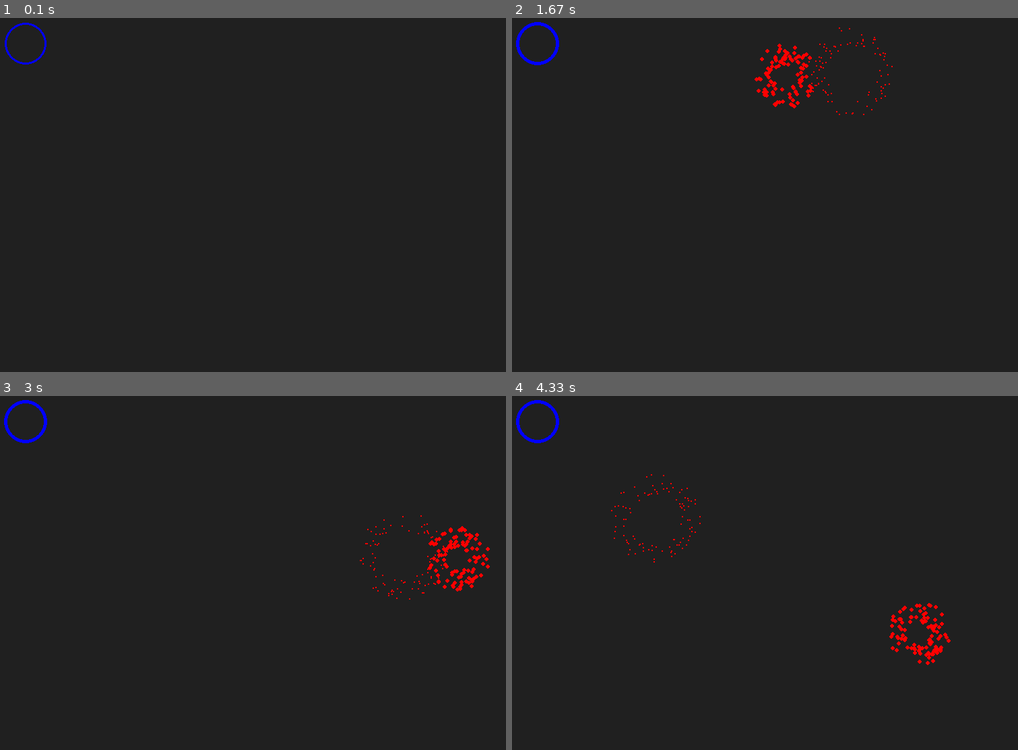
Above: before the commit, frames 1-4 (two rows, left to right).
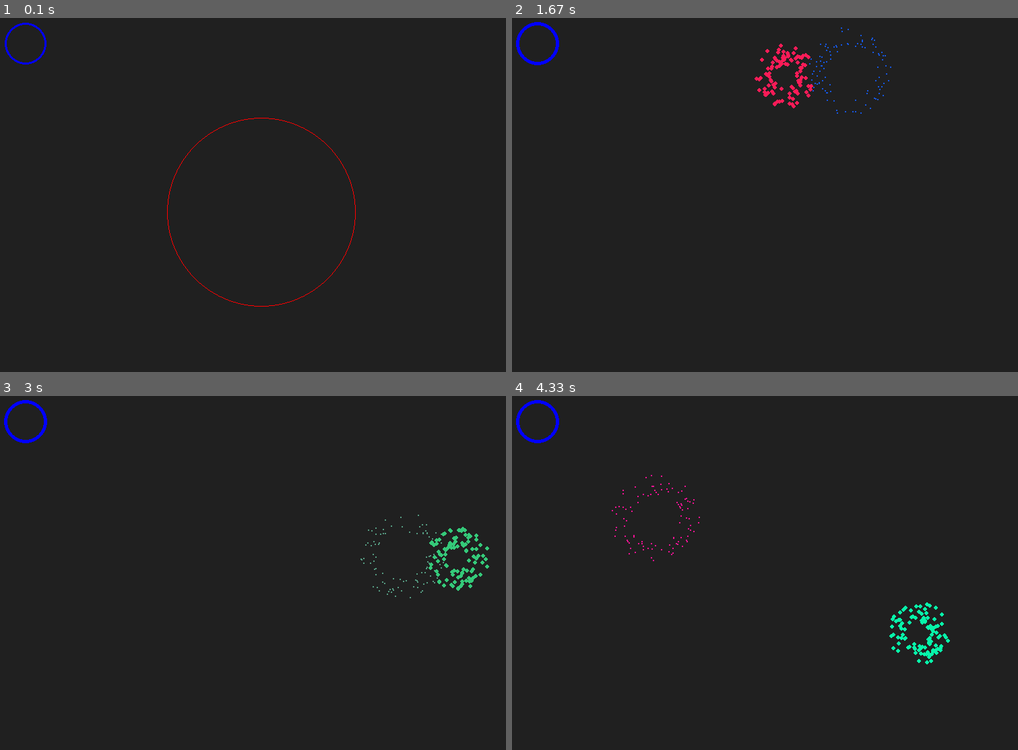
Above: after the commit, the same moments.

Repository: chanrt/pygame-anim
Game: pygame game, started from main.py
Two runs of this game, one before a commit and one after it. Both use one fixed random seed, a clock stepped at 60 frames per second and the inputs below.
Inputs (mouse positions are in pixels of both pictures, inside the frame that each line leads up to):
- Up to frame 1 (0.1 s): no input
- Up to frame 2 (1.67 s): click (775, 212) at 0.38 s; click (643, 216) at 0.72 s; click (851, 71) at 1.05 s; click (785, 78) at 1.38 s
- Up to frame 3 (3 s): click (268, 633) at 1.72 s; click (399, 654) at 2.05 s; click (404, 555) at 2.38 s; click (460, 558) at 2.72 s
- Up to frame 4 (4.33 s): click (962, 668) at 3.05 s; click (795, 573) at 3.38 s; click (653, 519) at 3.72 s; click (916, 633) at 4.05 s

The runs differ from the first frame. In frame 1, 0.2% of the frame differs, in the area x 33-71%, y 28-82%; in frame 2, 0.8%; in frame 3, 0.8%; in frame 4, 0.8%, in the area x 19-87%, y 22-76%.

Commit message:
Added ripple

Diff:
--- a/explosion.py
+++ b/explosion.py
@@ -11,9 +11,9 @@
         self.theta = theta
 
     def update(self):
-        noise = 0.03 * random()
-        self.x += cos(self.theta) + noise
-        self.y += sin(self.theta) + noise
+        noise = 1 * random() - 0.5
+        self.x += cos(self.theta + noise)
+        self.y += sin(self.theta + noise)
 
 
 class Explosion:
--- a/main.py
+++ b/main.py
@@ -1,7 +1,9 @@
+from random import randint
 import pygame as pg
 
 from explosion import Explosion
 from highlight import Highlight
+from ripple import Ripple
 
 
 def loop():
@@ -12,10 +14,11 @@
     bg_color = pg.Color(32, 32, 32)
 
     highlight = Highlight(50, 50, 30, pg.Color("blue"), screen)
+    ripple = Ripple(400, 300, 150, 30, pg.Color("red"), screen)
 
     animations = []
-
     animations.append(highlight)
+    animations.append(ripple)
 
     while True:
         clock.tick(60)
@@ -31,7 +34,7 @@
                 quit()
             if event.type == pg.MOUSEBUTTONDOWN:
                 mouse_x, mouse_y = pg.mouse.get_pos()
-                animations.append(Explosion(mouse_x, mouse_y, 30, pg.Color("red"), screen))
+                animations.append(Explosion(mouse_x, mouse_y, 30, pg.Color(randint(0, 255), randint(0, 255), randint(0, 255)), screen))
 
         for animation in animations:
             animation.update()
@@ -41,8 +44,6 @@
 
         pg.display.flip()
 
-        print(f"FPS = {clock.get_fps()}")
-
 
 if __name__ == '__main__':
     loop()
--- /dev/null
+++ b/ripple.py
@@ -0,0 +1,46 @@
+import pygame as pg
+
+
+class Ripple:
+    def __init__(self, x, y, start_radius, end_radius, color, screen):
+        self.x = x
+        self.y = y
+        self.start_radius = start_radius
+        self.end_radius = end_radius
+        self.color = color
+        self.screen = screen
+
+        self.display = True
+
+        if start_radius < end_radius:
+            self.inwards = False
+        else:
+            self.inwards = True
+
+        self.radius = start_radius
+        self.speed = 2
+        self.max_thickness = 5
+        self.min_thickness = 1
+
+        self.slope = (self.max_thickness - self.min_thickness) / (self.start_radius - self.end_radius)
+
+        if self.inwards:
+            self.thickness = self.min_thickness
+        else:
+            self.thickness = self.max_thickness
+
+    def update(self):
+        if self.inwards:
+            self.radius -= self.speed
+            if self.radius <= self.end_radius:
+                self.display = False
+        else:
+            self.radius += self.speed
+            if self.radius >= self.end_radius:
+                self.display = False
+        self.thickness += self.slope * self.speed
+
+    def render(self):
+        if self.display:
+            print(self.thickness)
+            pg.draw.circle(self.screen, self.color, (int(self.x), int(self.y)), int(self.radius), int(self.thickness))
